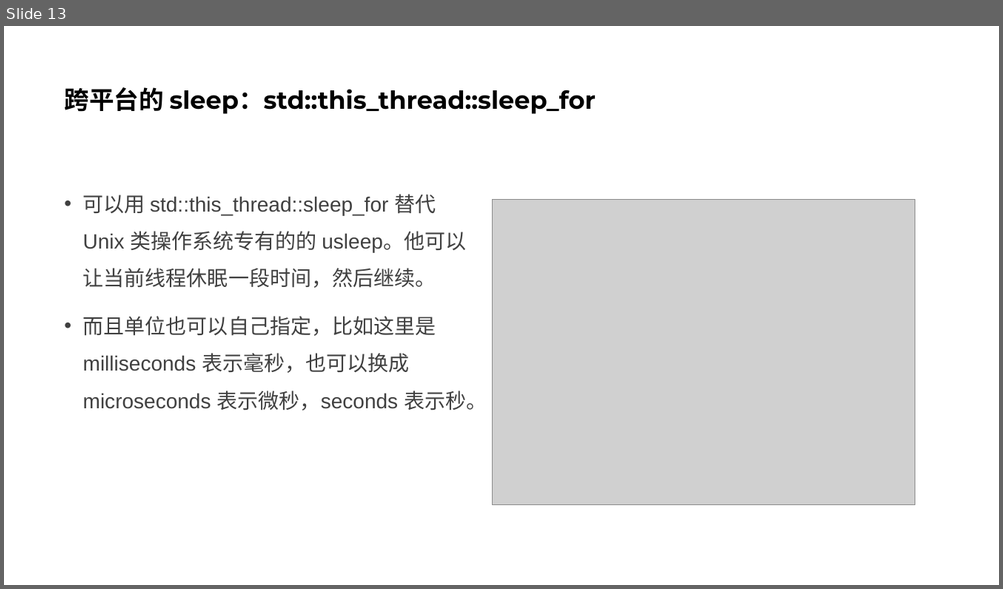
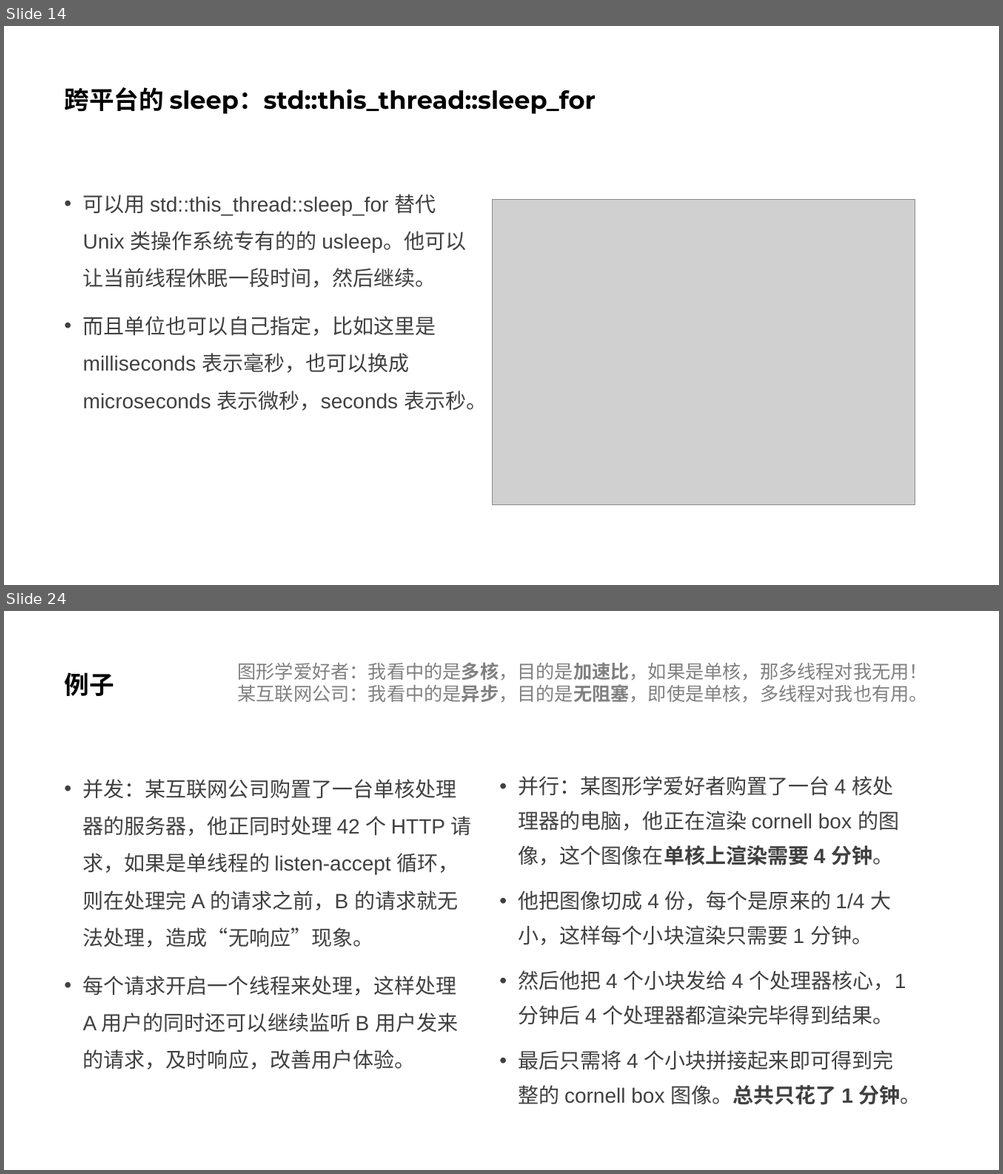
Before and after one commit to parallel101/course, a slide deck: 05/slides.pptx. Shown one above the other, each under a label of ours: slide 13 before the commit, slides 14 and 24 after it; the slides between them are not shown. The pictures are 1003x589 and 1003x1174 pixels, drawn with LibreOffice and Linux fonts; fonts in the diff are those of the drawing; grey boxes stand for pictures. Boxes give left, top, right and bottom in pixels: in the first picture for what was removed or moved away, otherwise in the second. Text is boxed around its words. In the diff, an @@ line names an element or a change of style, - is before the commit and + after.

```diff
--- a/05/slides.pptx
+++ b/05/slides.pptx
@@ slide 24 added at (x1=4, y1=611, x2=999, y2=1170), background #FFFFFF @@
@@ title added at (x1=64, y1=672, x2=114, y2=696), 24 pt, text #000000, bold @@
+例子
@@ text added at (x1=237, y1=662, x2=927, y2=703), 18 pt, text #808080 @@
+图形学爱好者：我看中的是多核，目的是加速比，如果是单核，那多线程对我无用！
+某互联网公司：我看中的是异步，目的是无阻塞，即使是单核，多线程对我也有用。
@@ text added at (x1=83, y1=779, x2=471, y2=1070), 20 pt, text #404040 @@
+• 并发：某互联网公司购置了一台单核处理器的服务器，他正同时处理 42 个 HTTP 请求，如果是单线程的 listen-accept 循环，则在处理完 A 的请求之前，B 的请求就无法处理，造成“无响应”现象。
+• 每个请求开启一个线程来处理，这样处理 A 用户的同时还可以继续监听 B 用户发来的请求，及时响应，改善用户体验。
@@ text added at (x1=518, y1=776, x2=921, y2=1105), 20 pt, text #404040 @@
+• 并行：某图形学爱好者购置了一台 4 核处理器的电脑，他正在渲染 cornell box 的图像，这个图像在单核上渲染需要 4 分钟。
+• 他把图像切成 4 份，每个是原来的 1/4 大小，这样每个小块渲染只需要 1 分钟。
+• 然后他把 4 个小块发给 4 个处理器核心，1 分钟后 4 个处理器都渲染完毕得到结果。
+• 最后只需将 4 个小块拼接起来即可得到完整的 cornell box 图像。总共只花了 1 分钟。
@@ what was slide 13 is now slide 14 @@
```
Also in this commit, not shown: 4 slides changed, 9 other slides added, 15 other files.
